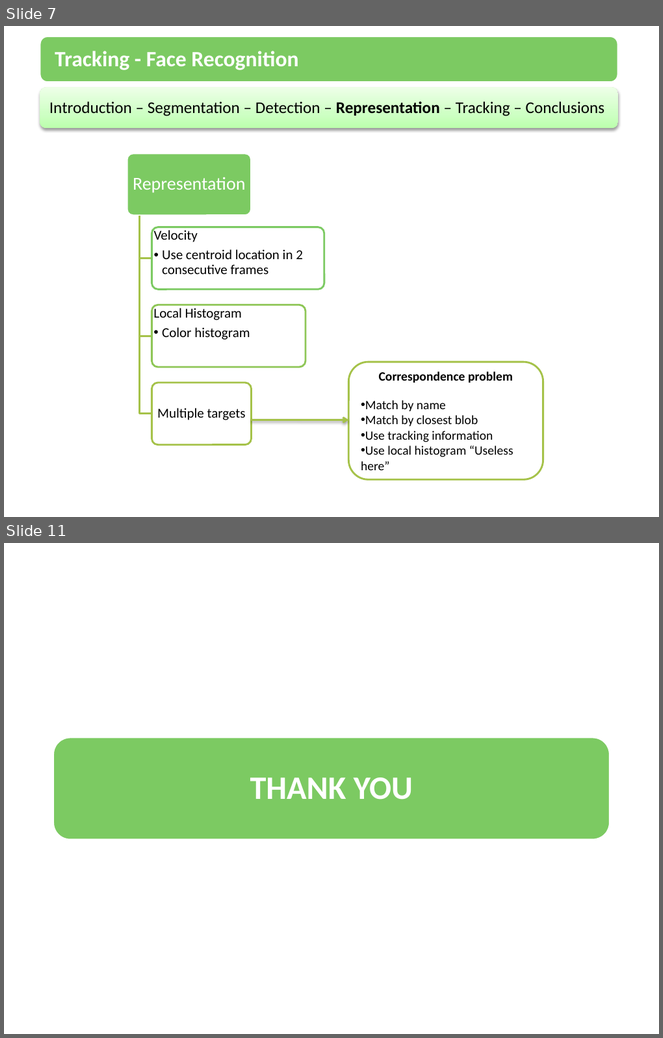
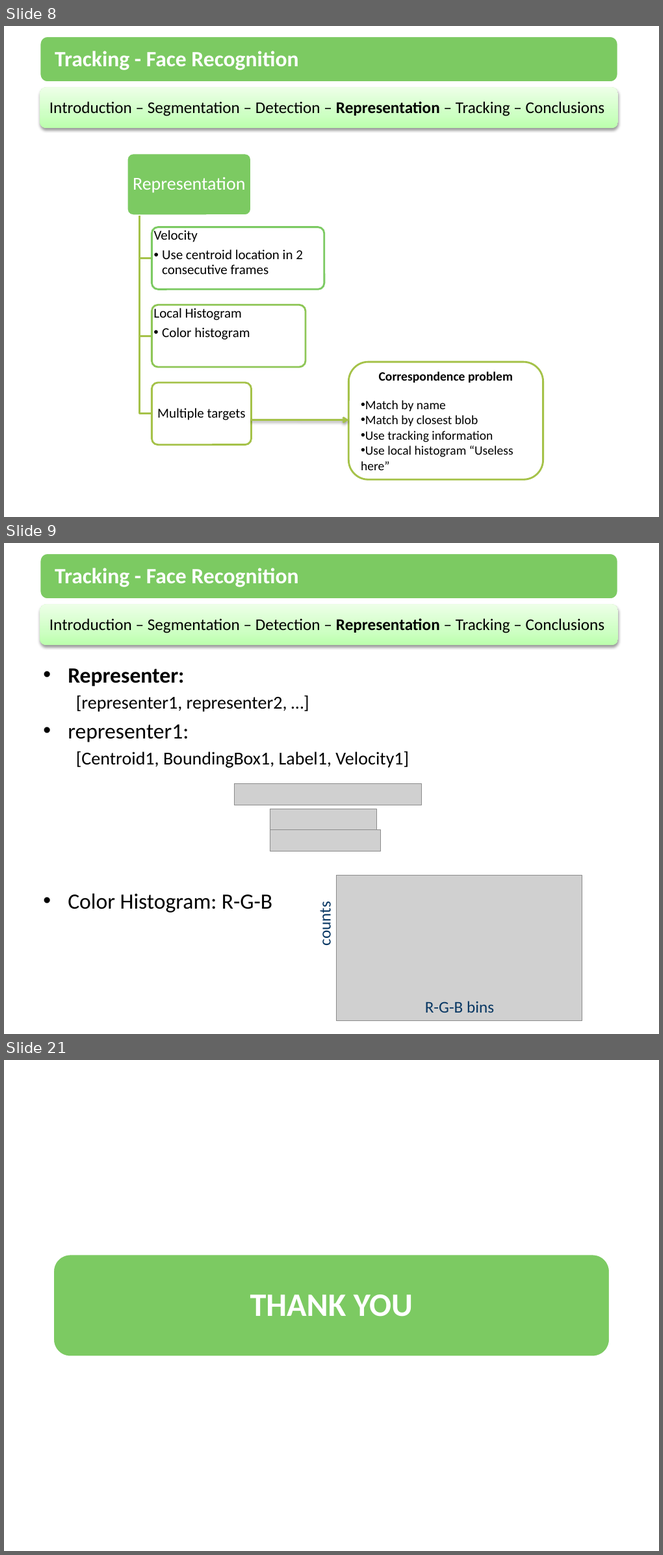
Before and after one commit to amounir86/mcvai-tracking, a slide deck: trunk/Presentation/Tracking.pptx. Shown one above the other, each under a label of ours: slides 7 and 11 before the commit, slides 8, 9 and 21 after it; the slides between them are not shown. The pictures are 663x1038 and 663x1555 pixels, drawn with LibreOffice and Linux fonts; fonts in the diff are those of the drawing; grey boxes stand for pictures. Boxes give left, top, right and bottom in pixels: in the first picture for what was removed or moved away, otherwise in the second. Text is boxed around its words. In the diff, an @@ line names an element or a change of style, - is before the commit and + after.

```diff
--- a/trunk/Presentation/Tracking.pptx
+++ b/trunk/Presentation/Tracking.pptx
@@ slide 9 added at (x1=4, y1=543, x2=659, y2=1034), background #FFFFFF @@
@@ rounded rectangle added at (x1=40, y1=553, x2=619, y2=600), fill #7CCA62, outline #FFFFFF 2 pt @@
@@ text added at (x1=55, y1=568, x2=298, y2=587), 24 pt, text #FFFFFF, bold @@
+Tracking - Face Recognition
@@ rounded rectangle added at (x1=40, y1=605, x2=619, y2=646), fill gradient #BCFFAD to #CFFFC5 to #ECFFE9 @@
@@ text added at (x1=50, y1=618, x2=605, y2=633), 18 pt, text #000000 @@
+Introduction – Segmentation – Detection – Representation – Tracking – Conclusions
@@ text added at (x1=68, y1=668, x2=287, y2=913), 20 pt, text #000000 @@
+• Representer:
+  [representer1, representer2, …]
+• representer1:
+  [Centroid1, BoundingBox1, Label1, Velocity1]
+• Color Histogram: R-G-B
@@ picture added at (x1=235, y1=783, x2=421, y2=805) @@
@@ picture added at (x1=270, y1=809, x2=376, y2=831) @@
@@ picture added at (x1=270, y1=830, x2=381, y2=852) @@
@@ picture added at (x1=337, y1=876, x2=582, y2=1021) @@
@@ text added at (x1=315, y1=906, x2=336, y2=945), 18 pt, text #083763 @@
+counts
@@ text added at (x1=425, y1=1001, x2=494, y2=1013), 18 pt, text #083763 @@
+R-G-B bins
@@ what was slide 7 is now slide 8 @@
@@ what was slide 11 is now slide 21 @@
```
Also in this commit, not shown: 3 slides changed, 10 other slides added, 1 slide removed.
